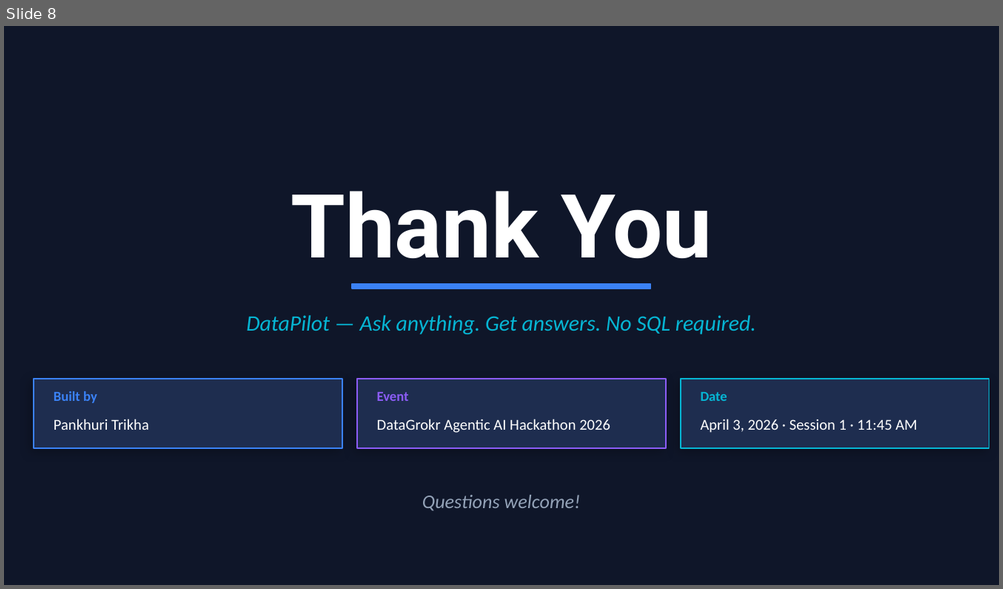
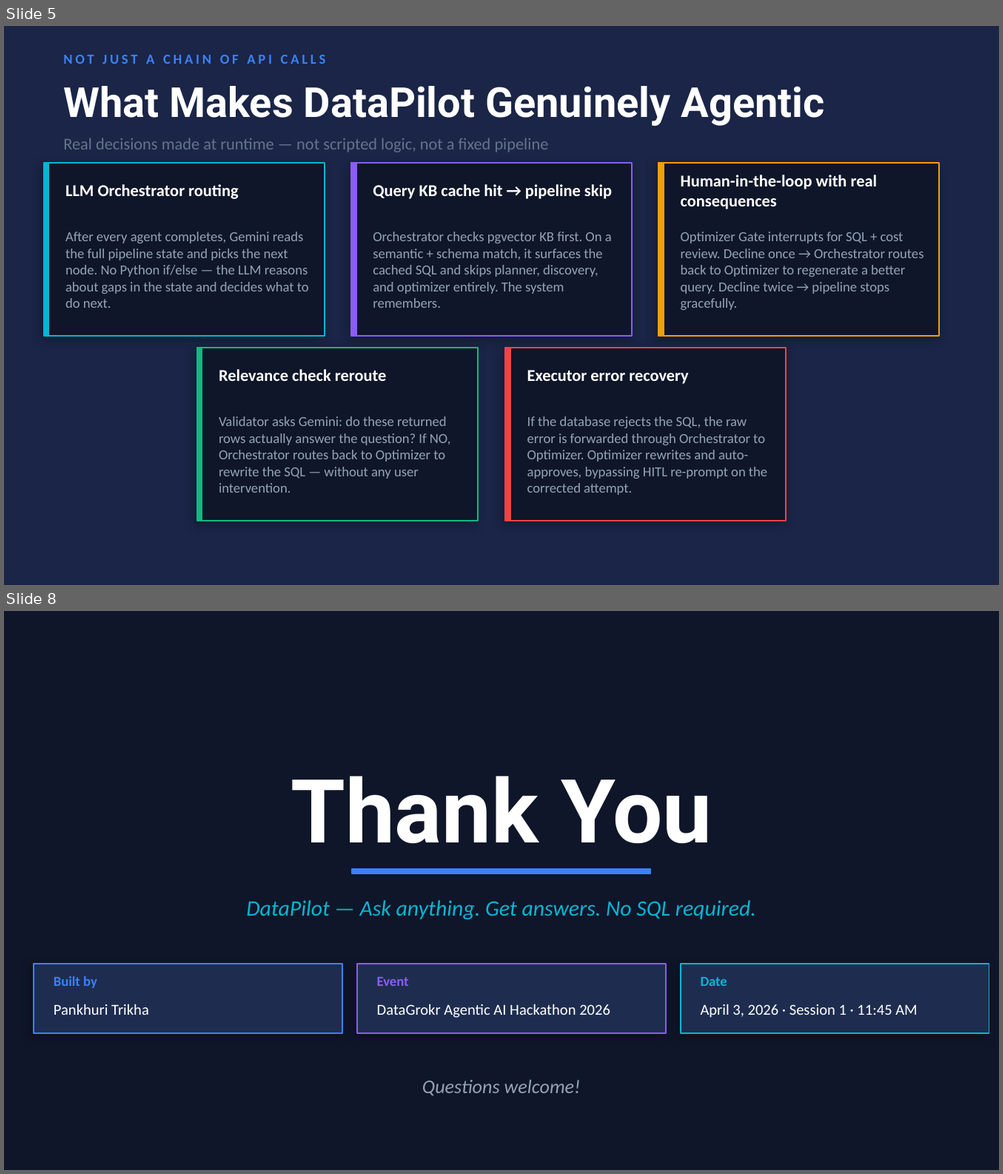
Before and after one commit to pankhuri-52/DataPilot_Agentic_Analyst, a slide deck: DataPilot_Hackathon.pptx. Shown one above the other, each under a label of ours: slide 8 before the commit, slides 5 and 8 after it; the slides between them are not shown. The pictures are 1003x589 and 1003x1174 pixels, drawn with LibreOffice and Linux fonts; fonts in the diff are those of the drawing. Boxes give left, top, right and bottom in pixels: in the first picture for what was removed or moved away, otherwise in the second. Text is boxed around its words. In the diff, an @@ line names an element or a change of style, - is before the commit and + after.

```diff
--- a/DataPilot_Hackathon.pptx
+++ b/DataPilot_Hackathon.pptx
@@ slide 5 added at [4,26,999,585], background #1A2547 @@
@@ text added at [63,55,326,64], 10 pt, text #3B82F6, bold @@
+NOT JUST A CHAIN OF API CALLS
@@ text added at [63,86,825,126], 30 pt, text #FFFFFF, bold @@
+What Makes DataPilot Genuinely Agentic
@@ text added at [63,138,549,153], 12 pt, text #64748B @@
+Real decisions made at runtime — not scripted logic, not a fixed pipeline
@@ rectangle added at [44,163,324,336], fill #0F1629, outline #06B6D4 1 pt @@
@@ rectangle added at [44,163,48,336], fill #06B6D4, outline #06B6D4 1 pt @@
@@ rectangle added at [351,163,632,336], fill #0F1629, outline #8B5CF6 1 pt @@
@@ rectangle added at [351,163,356,336], fill #8B5CF6, outline #8B5CF6 1 pt @@
@@ rectangle added at [658,163,939,336], fill #0F1629, outline #F59E0B 1 pt @@
@@ rectangle added at [658,163,663,336], fill #F59E0B, outline #F59E0B 1 pt @@
@@ text added at [680,175,876,210], 12 pt, text #FFFFFF, bold @@
+Human-in-the-loop with real consequences
@@ text added at [65,184,238,199], 12 pt, text #FFFFFF, bold @@
+LLM Orchestrator routing
@@ text added at [373,184,612,199], 12 pt, text #FFFFFF, bold @@
+Query KB cache hit → pipeline skip
@@ text added at [65,232,309,308], 10 pt, text #94A3B8 @@
+After every agent completes, Gemini reads the full pipeline state and picks the next node. No Python if/else — the LLM reasons about gaps in the state and decides what to do next.
@@ text added at [373,232,612,308], 10 pt, text #94A3B8 @@
+Orchestrator checks pgvector KB first. On a semantic + schema match, it surfaces the cached SQL and skips planner, discovery, and optimizer entirely. The system remembers.
@@ text added at [680,232,923,310], 10 pt, text #94A3B8 @@
+Optimizer Gate interrupts for SQL + cost review. Decline once → Orchestrator routes back to Optimizer to regenerate a better query. Decline twice → pipeline stops gracefully.
@@ rectangle added at [197,348,478,521], fill #0F1629, outline #10B981 1 pt @@
@@ rectangle added at [197,348,202,521], fill #10B981, outline #10B981 1 pt @@
@@ rectangle added at [505,348,785,521], fill #0F1629, outline #EF4444 1 pt @@
@@ rectangle added at [505,348,510,521], fill #EF4444, outline #EF4444 1 pt @@
@@ text added at [219,369,386,381], 12 pt, text #FFFFFF, bold @@
+Relevance check reroute
@@ text added at [527,370,688,384], 12 pt, text #FFFFFF, bold @@
+Executor error recovery
@@ text added at [219,417,451,493], 10 pt, text #94A3B8 @@
+Validator asks Gemini: do these returned rows actually answer the question? If NO, Orchestrator routes back to Optimizer to rewrite the SQL — without any user intervention.
@@ text added at [527,417,767,495], 10 pt, text #94A3B8 @@
+If the database rejects the SQL, the raw error is forwarded through Orchestrator to Optimizer. Optimizer rewrites and auto-approves, bypassing HITL re-prompt on the corrected attempt.
```
Also in this commit, not shown: 2 slides changed, 4 other slides added, 5 slides removed, 11 other files.
